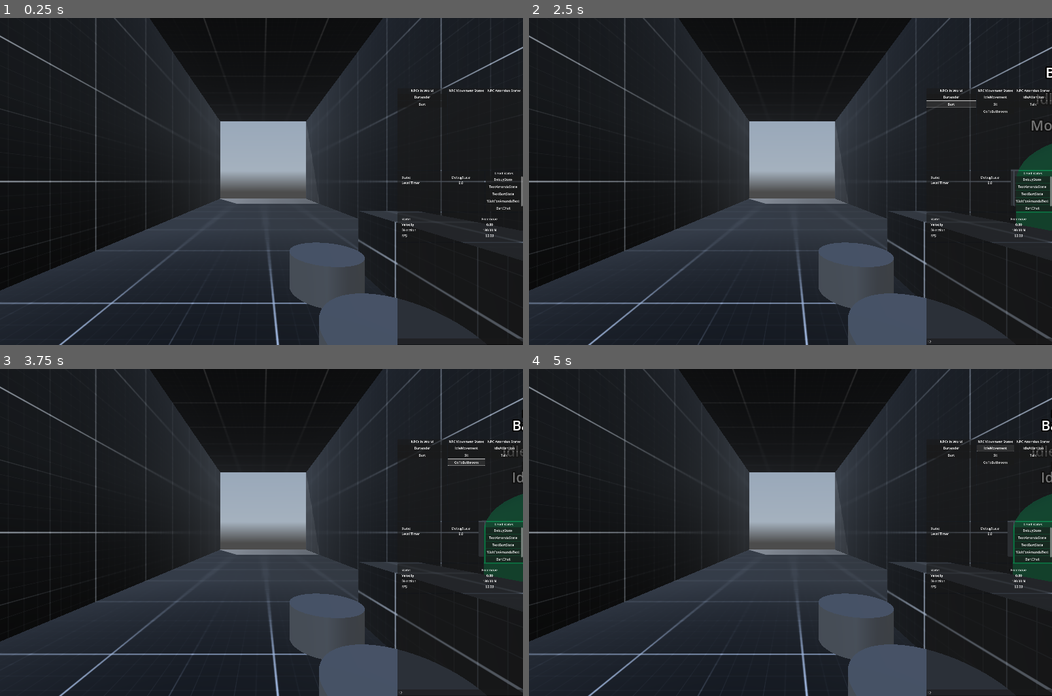
Above: before the commit, frames 1-4 (two rows, left to right).
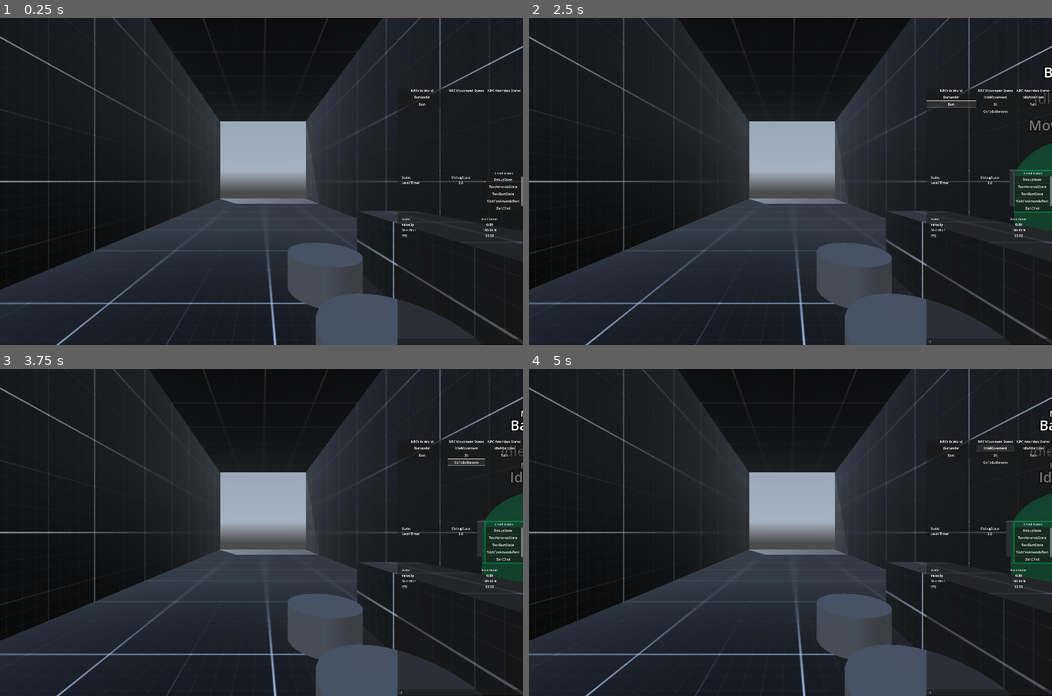
Above: after the commit, the same moments.

Repository: LucasMc17/One-Man-s-Trash
Game: Godot game, scene res://levels/level_01/root.tscn
Two runs of this game, one before a commit and one after it. Both use one fixed random seed, a clock stepped at 60 frames per second and the inputs below. A sky picture missing from this copy of the repository is replaced by a grey-blue gradient.
Inputs (mouse positions are in pixels of both pictures, inside the frame that each line leads up to):
- Up to frame 1 (0.25 s): no input
- Up to frame 2 (2.5 s): click (989, 341) at 0.52 s; type "12" at 0.6 s; click "Bartender" at 1.25 s; click "Bart" at 2 s
- Up to frame 3 (3.75 s): click "GoToBathroom" at 2.75 s; click "GoToBathroom" at 3.5 s
- Up to frame 4 (5 s): click "IdleMovement" at 4.25 s

The runs differ from the first frame. In frame 1, 2.5% of the frame differs, in the area x 0-100%, y 0-100%; in frame 2, 2.8%; in frame 3, 2.8%; in frame 4, 2.8%.

Commit message:
small tweak to interaction to prevent through wall interactions

Diff:
--- a/scenes/chairs/chair.gd
+++ b/scenes/chairs/chair.gd
@@ -42,6 +42,7 @@
 	set(val):
 		if COLLISION_SHAPE:
 			COLLISION_SHAPE.shape = val
+			COLLISION_SHAPE.scale = Vector3(0.95, 0.95, 0.95)
 		if INTERACTABLE:
 			INTERACTABLE.shape = val
 		collision_shape = val
--- a/scenes/chairs/debug_chair_01.tscn
+++ b/scenes/chairs/debug_chair_01.tscn
@@ -15,7 +15,7 @@
 collision_shape = SubResource("CylinderShape3D_ap47q")
 
 [node name="CollisionShape" parent="." index="0"]
-transform = Transform3D(1, 0, 0, 0, 1, 0, 0, 0, 1, 0, 0.25, 0)
+transform = Transform3D(0.95, 0, 0, 0, 0.95, 0, 0, 0, 0.95, 0, 0.25, 0)
 shape = SubResource("CylinderShape3D_ap47q")
 
 [node name="ChairMesh" parent="." index="1"]
--- a/scenes/characters/player/player.tscn
+++ b/scenes/characters/player/player.tscn
@@ -103,7 +103,7 @@
 unique_name_in_owner = true
 visible = false
 target_position = Vector3(0, 0, -5)
-collision_mask = 2
+collision_mask = 3
 collide_with_areas = true
 debug_shape_thickness = 5
 
